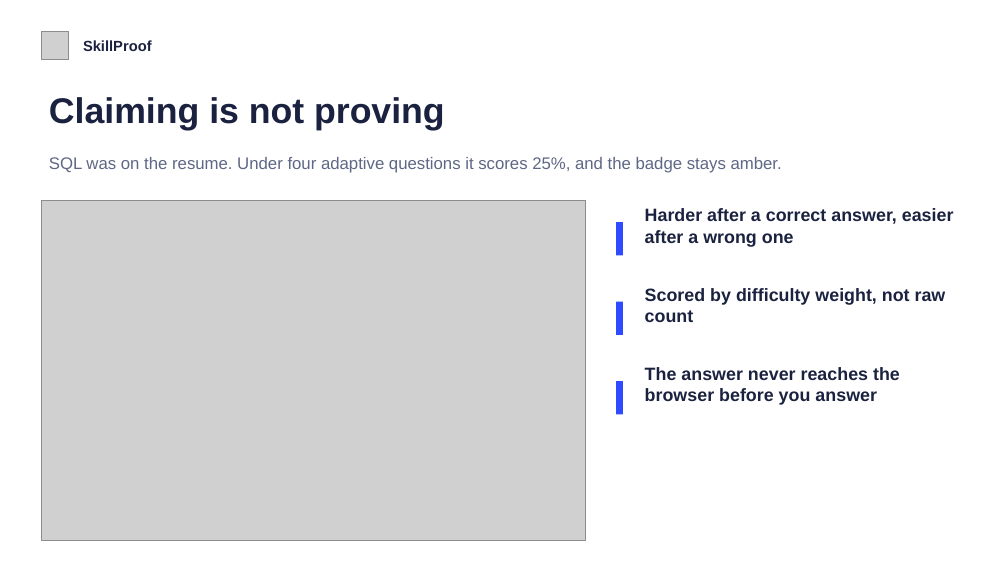
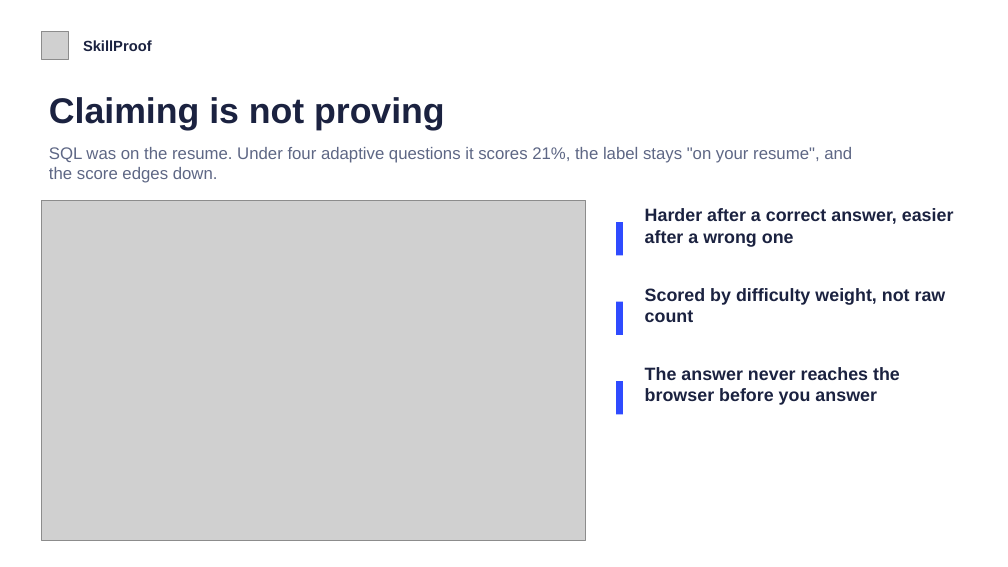
Before and after one commit to shubhamverma-devx/skillproof, a slide deck: slide 7 of docs/SkillProof_Pitch.pptx. Drawn at 1008x567 pixels with LibreOffice and Linux fonts; fonts in the diff are those of the drawing; grey boxes stand for pictures. Boxes give left, top, right and bottom in pixels: in the first picture for what was removed or moved away, otherwise in the second. Text is boxed around its words. In the diff, an @@ line names an element or a change of style, - is before the commit and + after.

```diff
--- a/docs/SkillProof_Pitch.pptx
+++ b/docs/SkillProof_Pitch.pptx
@@ text at [49,147,852,183]: text changed @@
-SQL was on the resume. Under four adaptive questions it scores 25%, and the badge stays amber.
+SQL was on the resume. Under four adaptive questions it scores 21%, the label stays "on your resume", and the score edges down.
```
Also in this commit, not shown: 6 other slides changed, 57 other files.
